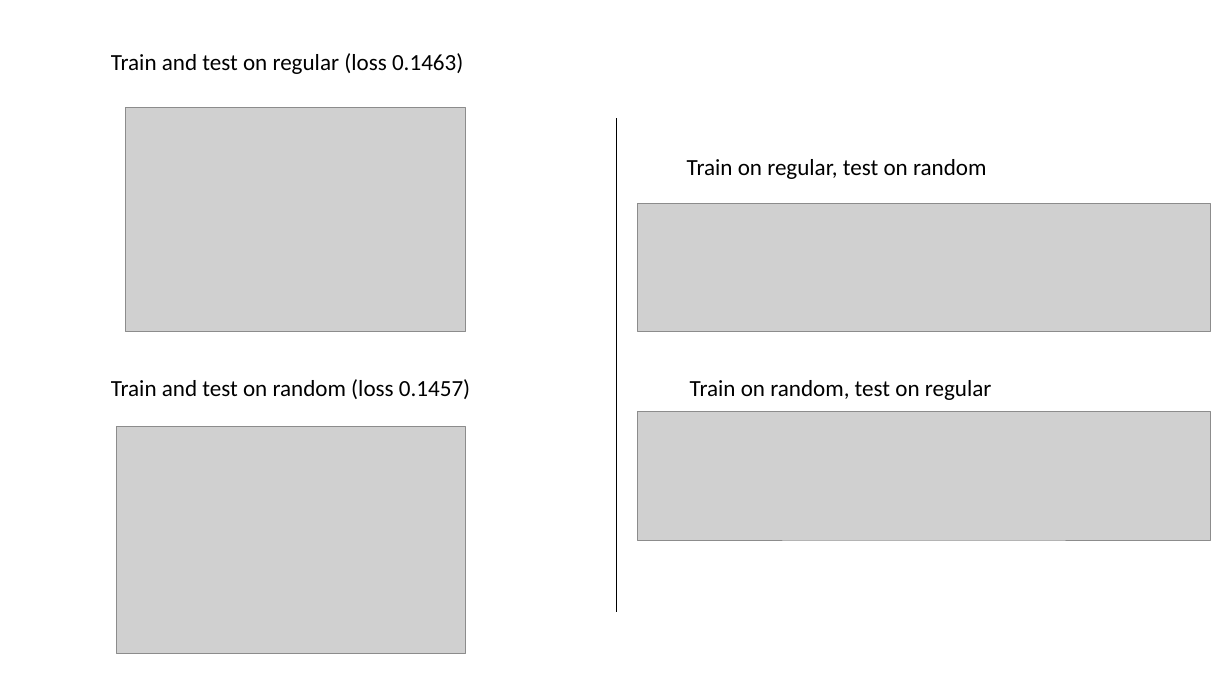
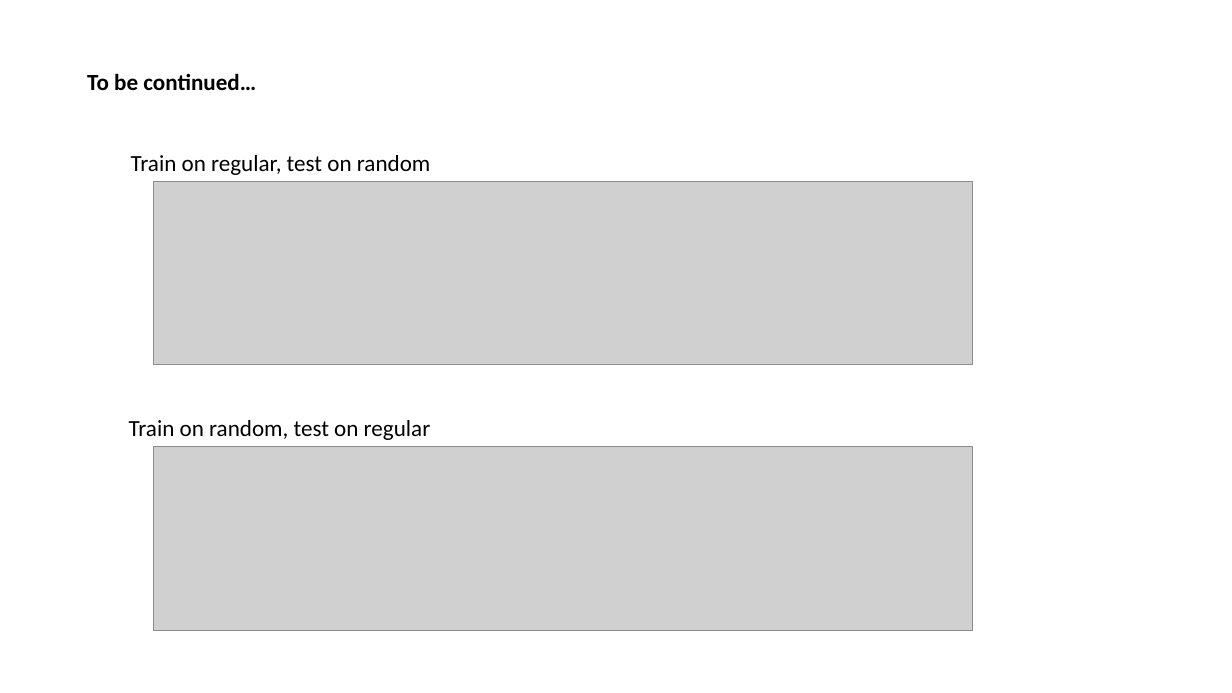
Before and after one commit to ShiriMakov/My-ignoring-machine, a slide deck: slide 14 of My ignoring machine - slideshow.pptx (slide 4 before the commit). Drawn at 1232x693 pixels with LibreOffice and Linux fonts; fonts in the diff are those of the drawing; grey boxes stand for pictures. Boxes give left, top, right and bottom in pixels: in the first picture for what was removed or moved away, otherwise in the second. Text is boxed around its words. In the diff, an @@ line names an element or a change of style, - is before the commit and + after.

```diff
--- a/My ignoring machine - slideshow.pptx
+++ b/My ignoring machine - slideshow.pptx
@@ text removed at (x1=111, y1=53, x2=463, y2=74) @@
-Train and test on regular (loss 0.1463)
@@ text added at (x1=87, y1=73, x2=256, y2=90), 18 pt, text #000000, bold @@
+To be continued…
@@ picture removed at (x1=126, y1=108, x2=466, y2=333) @@
@@ line removed from (616, 118) to (616, 612) @@
@@ text "Train on regular, test on ..." moved from (x1=687, y1=159, x2=986, y2=179) to (x1=131, y1=155, x2=430, y2=175) @@
@@ picture resized from (x1=638, y1=203, x2=1211, y2=332) to (x1=153, y1=181, x2=972, y2=365) @@
@@ text removed at (x1=111, y1=379, x2=470, y2=399) @@
-Train and test on random (loss 0.1457)
@@ text "Train on random, test on ..." moved from (x1=690, y1=380, x2=992, y2=400) to (x1=129, y1=420, x2=431, y2=440) @@
@@ picture removed at (x1=116, y1=426, x2=465, y2=653) @@
@@ picture resized from (x1=638, y1=411, x2=1211, y2=540) to (x1=153, y1=446, x2=972, y2=630) @@
```
Also in this commit, not shown: 13 slides added, 3 slides removed, 3 other files.
